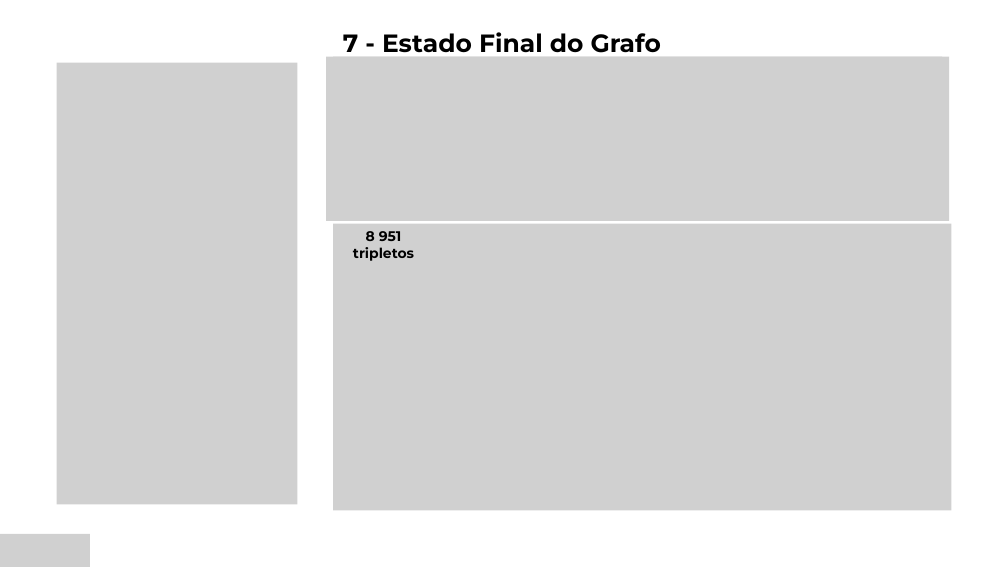
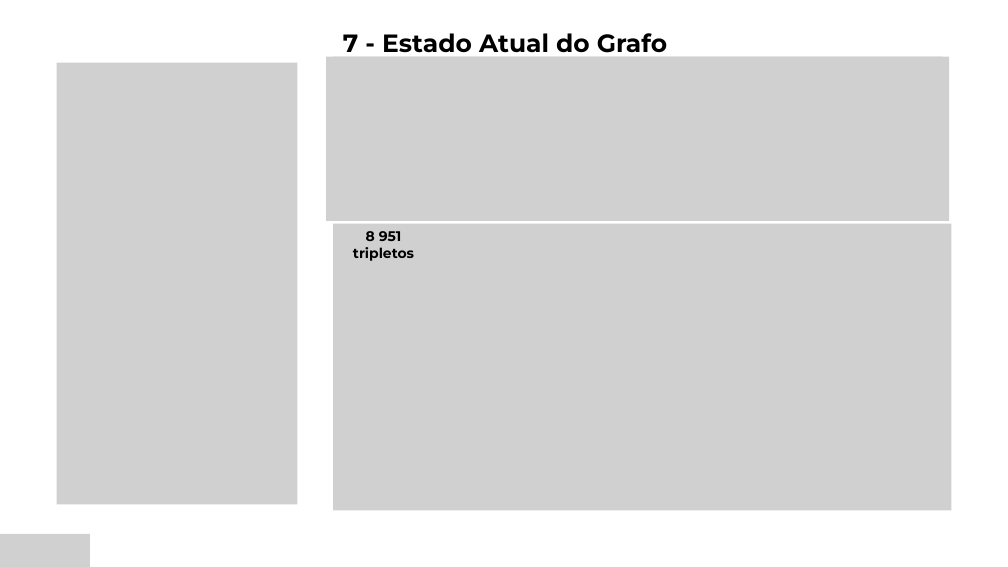
Before and after one commit to GoncaloGarranha/drug-recommender-system, a slide deck: slide 7 of docs/entregas/TFM-fase-desenvolvimento.pptx. Drawn at 1008x567 pixels with LibreOffice and Linux fonts; fonts in the diff are those of the drawing; grey boxes stand for pictures. Boxes give left, top, right and bottom in pixels: in the first picture for what was removed or moved away, otherwise in the second. Text is boxed around its words. In the diff, an @@ line names an element or a change of style, - is before the commit and + after.

```diff
--- a/docs/entregas/TFM-fase-desenvolvimento.pptx
+++ b/docs/entregas/TFM-fase-desenvolvimento.pptx
@@ text at (343, 33, 667, 58): text changed @@
-7 - Estado Final do Grafo
+7 - Estado Atual do Grafo
```
Also in this commit, not shown: 3 other slides changed.
